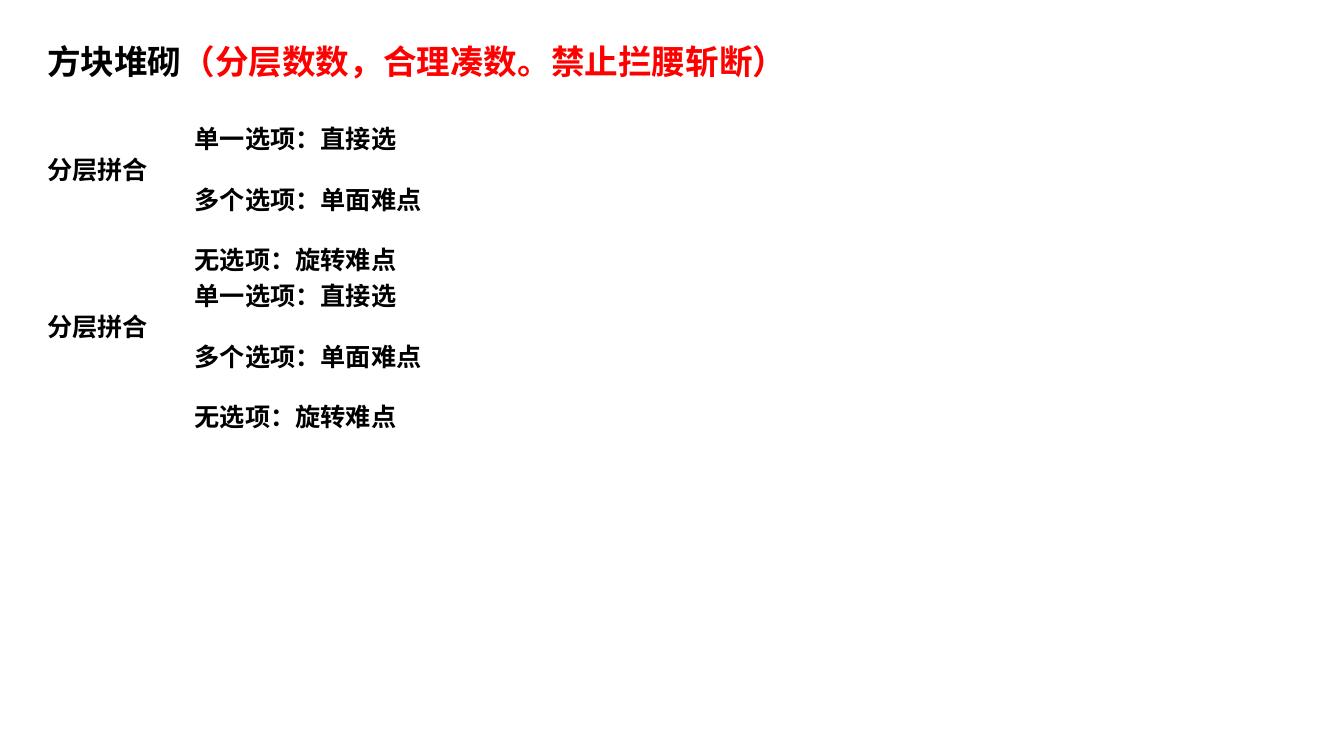
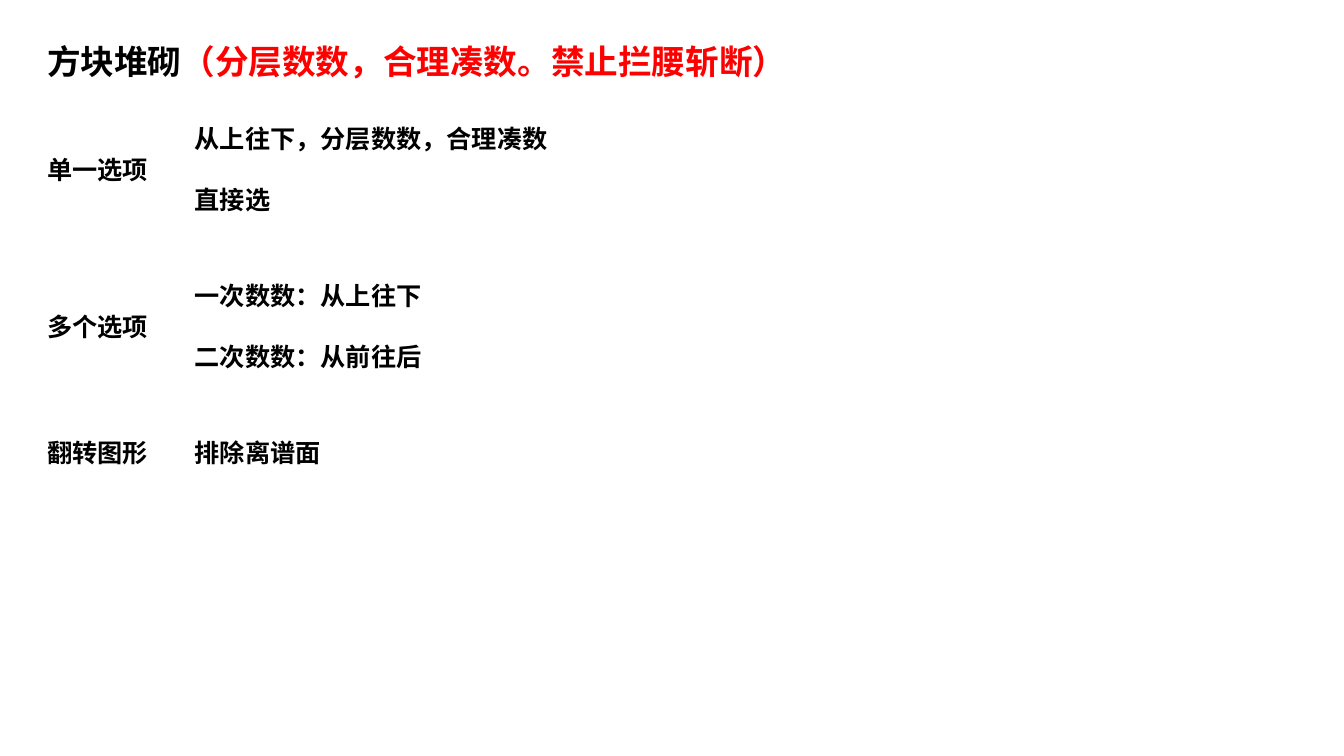
Before and after one commit to hornhuang/coder2ShiYeBian, a slide deck: slide 2 of 判断推理.pptx. Drawn at 1344x756 pixels with LibreOffice and Linux fonts; fonts in the diff are those of the drawing. Boxes give left, top, right and bottom in pixels: in the first picture for what was removed or moved away, otherwise in the second. Text is boxed around its words. In the diff, an @@ line names an element or a change of style, - is before the commit and + after.

```diff
--- a/判断推理.pptx
+++ b/判断推理.pptx
@@ text at bbox=[195, 126, 548, 211]: text changed @@
-单一选项：直接选
-多个选项：单面难点
-无选项：旋转难点
+从上往下，分层数数，合理凑数
+直接选
@@ text at bbox=[47, 157, 148, 182]: text changed @@
-分层拼合
+单一选项
@@ text at bbox=[195, 283, 422, 369]: text changed @@
-单一选项：直接选
-多个选项：单面难点
-无选项：旋转难点
+一次数数：从上往下
+二次数数：从前往后
@@ text at bbox=[47, 314, 148, 339]: text changed @@
-分层拼合
+多个选项
@@ text added at bbox=[47, 441, 148, 464], 18 pt, text #000000, bold @@
+翻转图形
@@ text added at bbox=[195, 440, 321, 465], 18 pt, text #000000, bold @@
+排除离谱面
```
